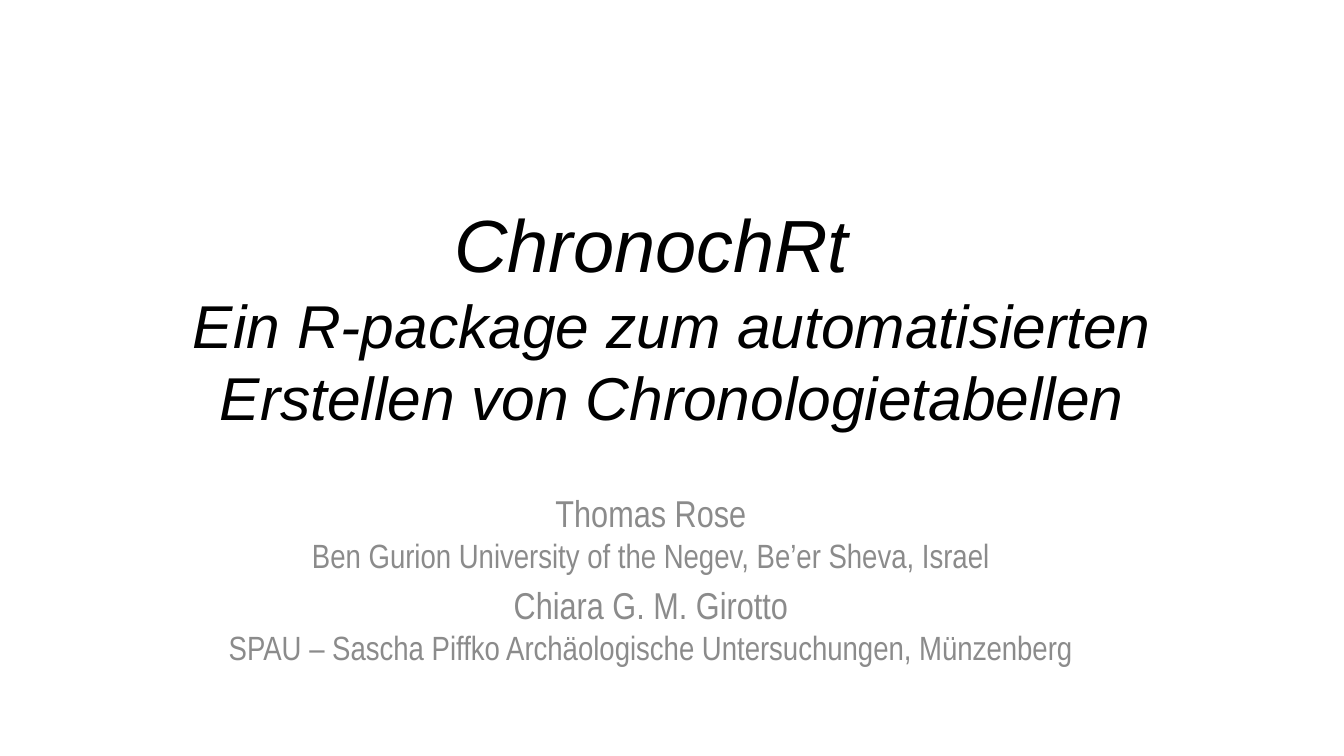
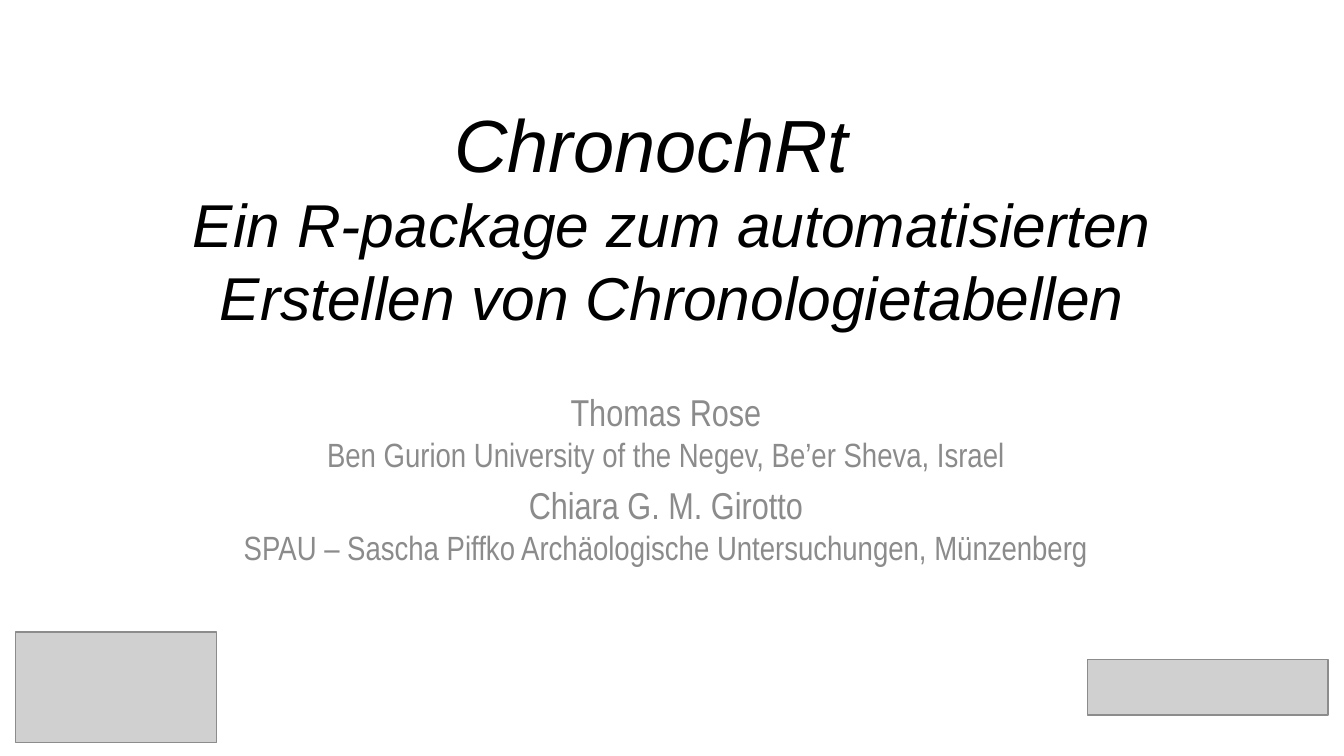
Before and after one commit to archaeothommy/chronochrt, a slide deck: slide 1 of Rose_Girotto_ChronochRt.pptx. Drawn at 1344x756 pixels with LibreOffice and Linux fonts; fonts in the diff are those of the drawing; grey boxes stand for pictures. Boxes give left, top, right and bottom in pixels: in the first picture for what was removed or moved away, otherwise in the second. Text is boxed around its words. In the diff, an @@ line names an element or a change of style, - is before the commit and + after.

```diff
--- a/Rose_Girotto_ChronochRt.pptx
+++ b/Rose_Girotto_ChronochRt.pptx
@@ title "ChronochRt Ein R-package zum automatisierten ..." moved from (x1=193, y1=218, x2=1150, y2=431) to (x1=193, y1=118, x2=1150, y2=331) @@
@@ subtitle "Thomas Rose Ben Gurion University ..." moved from (x1=229, y1=500, x2=1072, y2=667) to (x1=244, y1=399, x2=1087, y2=566) @@
@@ picture added at (x1=16, y1=632, x2=218, y2=742) @@
@@ picture added at (x1=1087, y1=660, x2=1328, y2=715) @@
```
Also in this commit, not shown: 8 other slides changed, 2 slides added, 9 other files.
